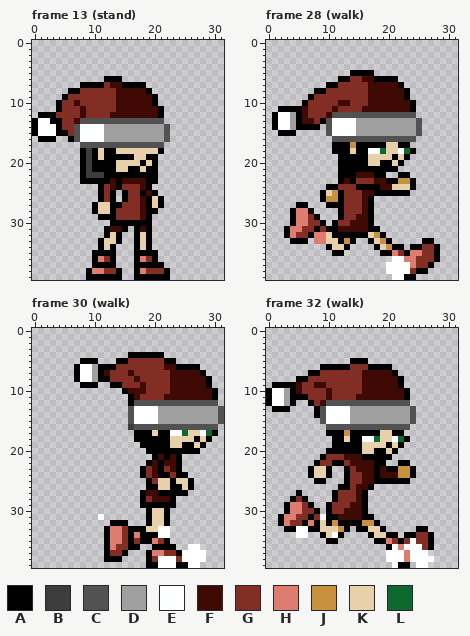
Pixel-art file: public/game/entities/lulu.aseprite. The first picture shows the starting point.
32x40 pixels, 60 frames. Shown: frame 13 (stand), frame 28 (walk), frame 30 (walk), frame 32 (walk). The commit also changed other frames, which this record leaves out.
Palette (. is transparent): A #000000  B #3c3c3c  C #525252  D #a0a0a0  E #feffff  F #3f0904  G #822e24  H #de7c70  J #c8913e  K #e8d0aa  L #0e692e
The same view after the edit:
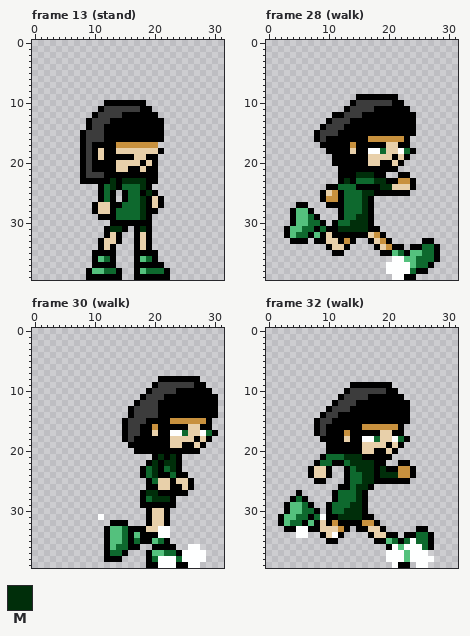
Colours new in this view: M #002e0a
The edit:
layer "lulu" now shown
layer "lulu-xmas" now hidden
layer "hat" now hidden
colour H: #de7c70 -> #54c17d
Frame 13 (stand):
y 6: x 12..14 AAA -> ...
y 7: x 8..18 AAAAGFFAAAA -> ...........
y 8: x 6..19 AAGGGGGGFFFFFA -> ..............
y 9: x 5..20 AGGGGGGGGFFFFFFA -> ................
y 10: x 4..20 AGGFGGGGGGFFFFFFA -> ........AAAAAAA..
y 11: x 4..21 AGGGFGGGGGFFFFFFFA -> .......ABBBBBBAA..
y 12: x 1..21 AAAGGGGFGGGGFFFFFFFFA -> .........ABBBBAAAAAA.
y 13: x 0..21 AEEAAGGFCCCCCCCCCCCCCC -> .........ABBBAAAAAAAAA
y 14: x 0..22 AEEEAGGCEEEEDDDDDDDDDDC -> .........ABBAAAAAAAAAA.
y 15: x 0..22 AEEEAAGCEEEEDDDDDDDDDDC -> ........ABBBAAAAAAAAAA.
y 16: x 1..3 AAA -> ...; x 6..22 ACEEEEDDDDDDDDDDC -> ..ABBBAAAAAAAAAA.
y 17: x 8..21 CCCCCCCCCCCCCC -> ABAAAAJJJJJJJ.
y 23: x 13 F -> M; x 15..18 FFFF -> MMMM
y 24: x 12..13 GF -> LM; x 15..18 GGGF -> LLLM
y 25: x 12 G -> L; x 16..17 GG -> LL; x 19 F -> M
y 26: x 12 G -> L; x 16..18 GGF -> LLM
y 27: x 15..18 GGGF -> LLLM
y 28..29: x 14..18 GGGGF -> LLLLM
y 31: x 13..14 FF -> MM; x 18 F -> M
y 36: x 12 G -> L; x 19 G -> L
y 38: x 12..13 GG -> LL; x 19..21 GGG -> LLL
Frame 28 (walk):
y 5: x 14..17 AAAA -> ....
y 6: x 12..21 AAGGFFAAAA -> ..........
y 7: x 10..22 AAGGGGGFFFFFA -> .............
y 8: x 8..23 AAGGGGGGGFFFFFFA -> ................
y 9: x 7..23 AGGGGGGGGGFFFFFFA -> ........AAAAAAA..
y 10: x 6..24 AGGGGGFFGGGFFFFFFFA -> ........ABBBBBBAA..
y 11: x 2..24 AAAAFGGGGFGGGGFFFFFFFFA -> ...........ABBBBAAAAAA.
y 12: x 1..24 AEEDAFGGGFCCCCCCCCCCCCCC -> ..........AABBBAAAAAAAAA
y 13: x 1..25 AEEDAFFGACEEEEDDDDDDDDDDC -> .........ABBBAAAAAAAAAAA.
y 14: x 1..25 AEEDAAAA.CEEEEDDDDDDDDDDC -> ........ABBBAAAAAAAAAAAA.
y 15: x 2..4 AAA -> ...; x 8..25 ..CEEEEDDDDDDDDDDC -> ABBBAAAAAAAAAAAAA.
y 16: x 8..24 ...CCCCCCCCCCCCCC -> ABAAAAAAAJJJJJJA.
y 17: x 9..10 .. -> AA
y 18: x 10 . -> A
y 19..20: x 11 . -> A
y 22: x 15..17 FFF -> MMM
y 23: x 13 F -> M; x 15..19 GGGFF -> LLLMM
y 24: x 12..14 GGG -> LLL; x 19..20 FF -> MM
y 25: x 13..17 GGGFF -> LLLMM
y 26..28: x 13..16 GGGF -> LLLM
y 29: x 7 G -> L; x 13..16 GGFF -> LLMM
y 30: x 7..8 GG -> LL; x 12..16 GGFFF -> LLMMM
y 31: x 6..7 GG -> LL; x 9 G -> L; x 12..16 FFFFF -> MMMMM
y 32: x 5..6 GG -> LL; x 9 H -> A
y 33: x 8..9 HH -> AA
y 34: x 26..27 GG -> LL
y 35: x 22 G -> L; x 26..27 GG -> LL
y 36: x 25..27 GGG -> LLL
y 37: x 25..26 GG -> LL
y 38: x 24 G -> L
Frame 30 (walk):
y 4: x 16..21 AAAAAA -> ......
y 5: x 8..10 AAA -> ...; x 14..23 AAGGGGGGAA -> ..........
y 6: x 7..27 AEEDAAAGGGGGGGGFFAAAA -> .....................
y 7: x 7..28 AEEDAFGGGFGGGGGGFFFFFA -> ......................
y 8: x 7..29 AEEDAAGGGGFGGGGGFFFFFFA -> ..............AAAAAAA..
y 9: x 8..10 AAA -> ...; x 13..29 AAGGGFGGGGFFFFFFA -> .......ABBBBBBAA.
y 10: x 15..30 AFFFGGGGFFFFFFFA -> ....ABBBBAAAAAA.
y 11: x 16..29 AFGGGGFFFFFFFF -> ..ABBBAAAAAAAA
y 12: x 16..30 ACCCCCCCCCCCCCC -> .ABBBAAAAAAAAAA
y 13..14: x 16..31 CEEEEDDDDDDDDDDC -> ABBBBAAAAAAAAAA.
y 15: x 15..31 .CEEEEDDDDDDDDDDC -> ABBBAAAAJJJJJJA..
y 16: x 15 . -> A; x 17..30 CCCCCCCCCCCCCC -> BAAJAAAAAKKAA.
y 17: x 15..17 ..A -> ABB
y 18: x 15..16 .. -> AB
y 19: x 16..17 .. -> AA
y 20: x 17..18 .. -> AA
y 21: x 21 F -> M; x 23 F -> M
y 22: x 20 F -> M; x 22..23 FF -> MM
y 23: x 19..20 GF -> LM; x 22..23 GF -> LM
y 24: x 19..20 GF -> LM; x 23 G -> L
y 25: x 20 G -> L
y 27: x 19..20 FF -> MM
y 28: x 19..22 GFFF -> LMMM
y 33..34: x 15 G -> L
y 35: x 15 G -> L; x 17 G -> L; x 21 G -> L
y 36: x 14..15 GG -> LL
y 37: x 13..14 GG -> LL; x 22..23 GG -> LL
y 38: x 20 G -> L; x 24 G -> L
Frame 32 (walk):
y 5: x 14..16 AAA -> ...
y 6: x 9..20 AAAAAGGGAAAA -> ............
y 7: x 7..21 AAGGGGGGGFFFFFA -> ...............
y 8: x 5..22 AAGGGGGGGGGFFFFFFA -> ..................
y 9: x 1..22 AAAAFGGFFGGGGGGFFFFFFA -> .............AAAAAAA..
y 10: x 0..23 AEEDAFGGGGFGGGGGFFFFFFFA -> .............ABBBBBBAA..
y 11: x 0..23 AEEDAAAGGGFGGGGFFFFFFFFA -> ............ABBBBAAAAAA.
y 12: x 0..4 AEEDA -> .....; x 7..23 AGFCCCCCCCCCCCCCC -> ....ABBBAAAAAAAAA
y 13: x 1..3 AAA -> ...; x 8..24 ACEEEEDDDDDDDDDDC -> ..ABBBAAAAAAAAAA.
y 14: x 8..24 ACEEEEDDDDDDDDDDC -> .ABBAAAAAAAAAAAA.
y 15: x 8..24 .CEEEEDDDDDDDDDDC -> ABBAAAAAAAAAAAAA.
y 16: x 8..23 ..CCCCCCCCCCCCCC -> ABAAAAAAJJJJJJA.
y 17: x 8..9 .. -> AB
y 18: x 9..10 .. -> AA
y 19: x 10 . -> A
y 21: x 10..15 GGGFFF -> LLLMMM
y 22: x 9..10 GG -> LL; x 13..17 GFFFF -> LMMMM
y 23: x 14..17 GFFF -> LMMM; x 19 F -> M
y 24: x 14..17 GGFF -> LLMM; x 19..21 FFF -> MMM
y 25: x 14..17 GGFF -> LLMM
y 26: x 14..16 GFF -> LMM
y 27: x 12..15 GGGF -> LLLM
y 28: x 5 G -> L; x 12..15 GGGF -> LLLM
y 29: x 6 G -> L; x 11..15 GGGFF -> LLLMM
y 30: x 6..7 GG -> LL; x 11..15 GGFFF -> LLMMM
y 31: x 5..6 GG -> LL; x 8 G -> L; x 12..15 FFFF -> MMMM
y 32: x 4..5 GG -> LL
y 34: x 25..26 GG -> LL
y 35: x 21 G -> L; x 23 G -> L; x 25..26 GG -> LL
y 36: x 26 G -> L
